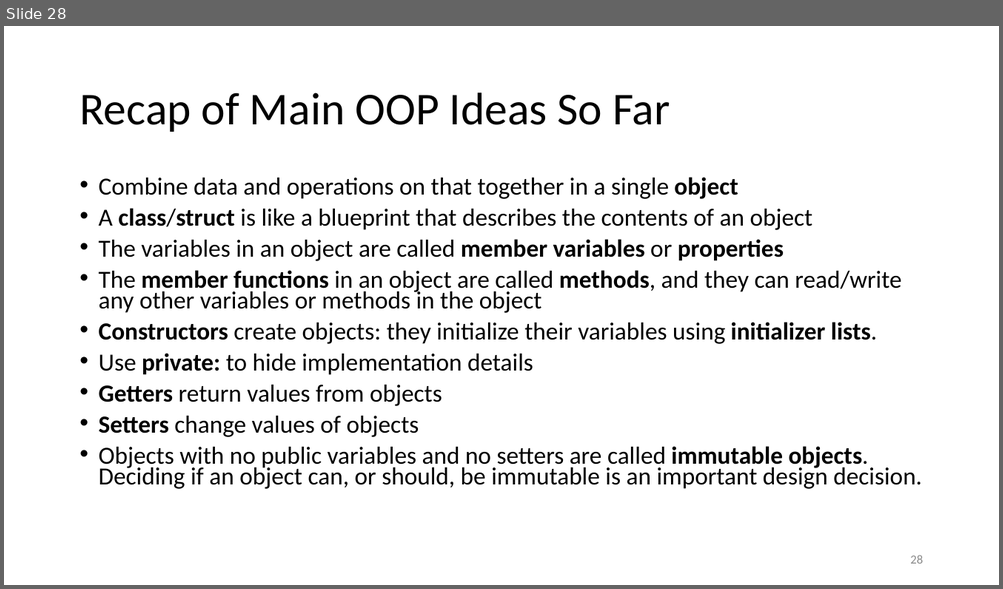
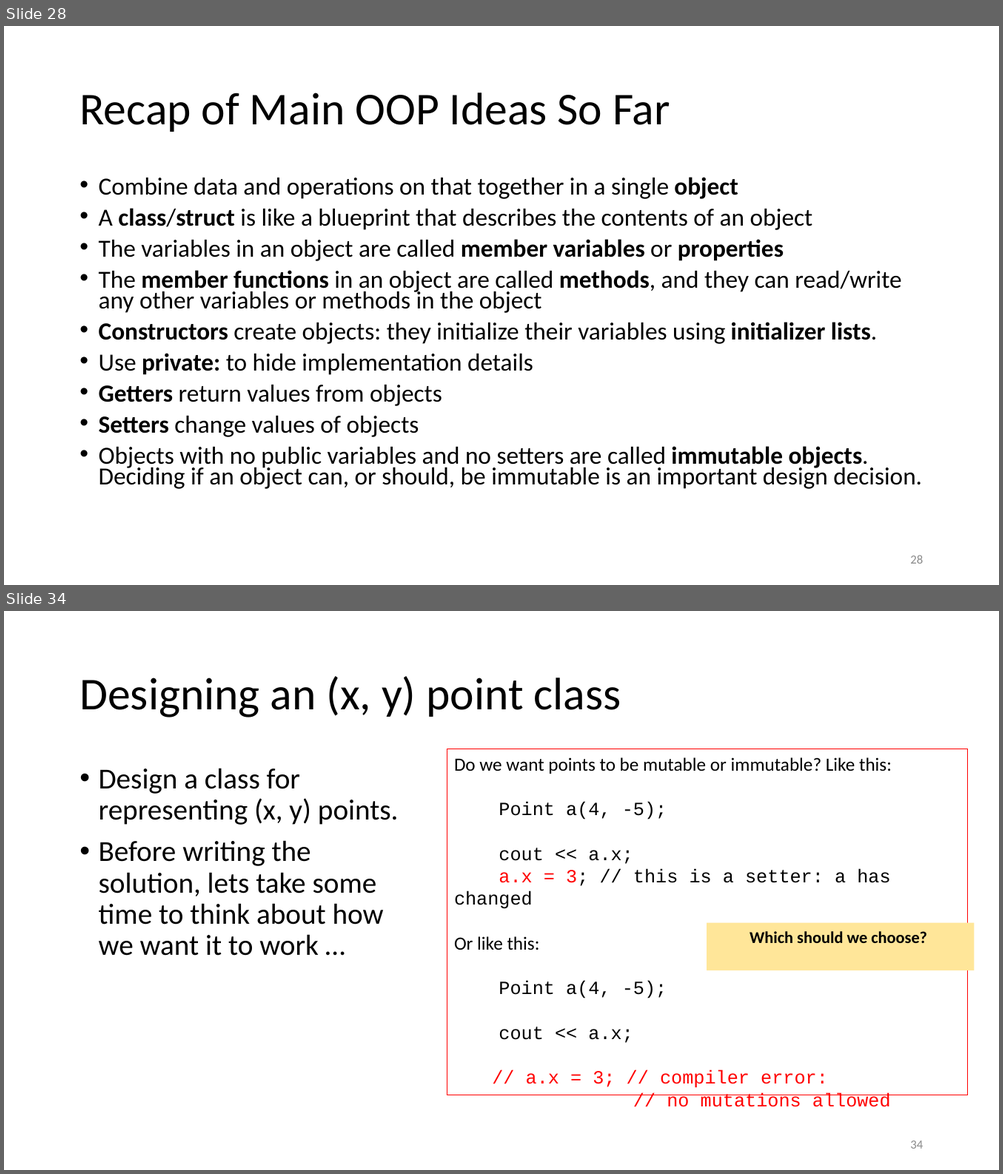
Before and after one commit to tjd1234/cmpt135spring2024, a slide deck: sample_code/week5/week5_cmpt135.pptx. Shown one above the other, each under a label of ours: slide 28 before the commit, slides 28 and 34 after it; the slides between them are not shown. The pictures are 1003x589 and 1003x1174 pixels, drawn with LibreOffice and Linux fonts; fonts in the diff are those of the drawing. Boxes give left, top, right and bottom in pixels: in the first picture for what was removed or moved away, otherwise in the second. Text is boxed around its words. In the diff, an @@ line names an element or a change of style, - is before the commit and + after.

```diff
--- a/sample_code/week5/week5_cmpt135.pptx
+++ b/sample_code/week5/week5_cmpt135.pptx
@@ slide 34 added at (4,611,999,1170), background #FFFFFF @@
@@ title added at (79,676,621,718), 44 pt, text #000000 @@
+Designing an (x, y) point class
@@ rectangle added at (447,749,967,1095), outline #FF0000 0.75 pt, 18 pt, text #000000 @@
+Do we want points to be mutable or immutable? Like this:
+Point a(4, -5);
+cout << a.x;
+a.x = 3; // this is a setter: a has changed
+Or like this:
+Point a(4, -5);
+cout << a.x;
+// a.x = 3; // compiler error:
+// no mutations allowed
@@ text added at (99,768,398,956), 28 pt, text #000000 @@
+• Design a class for representing (x, y) points.
+• Before writing the solution, lets take some time to think about how we want it to work …
@@ rectangle added at (707,923,974,971), fill #FFE699, 16 pt, text #000000, bold @@
+Which should we choose?
@@ page number added at (910,1141,922,1149), 12 pt, text #8C8C8C @@
+34
```
Also in this commit, not shown: 29 other slides added.
